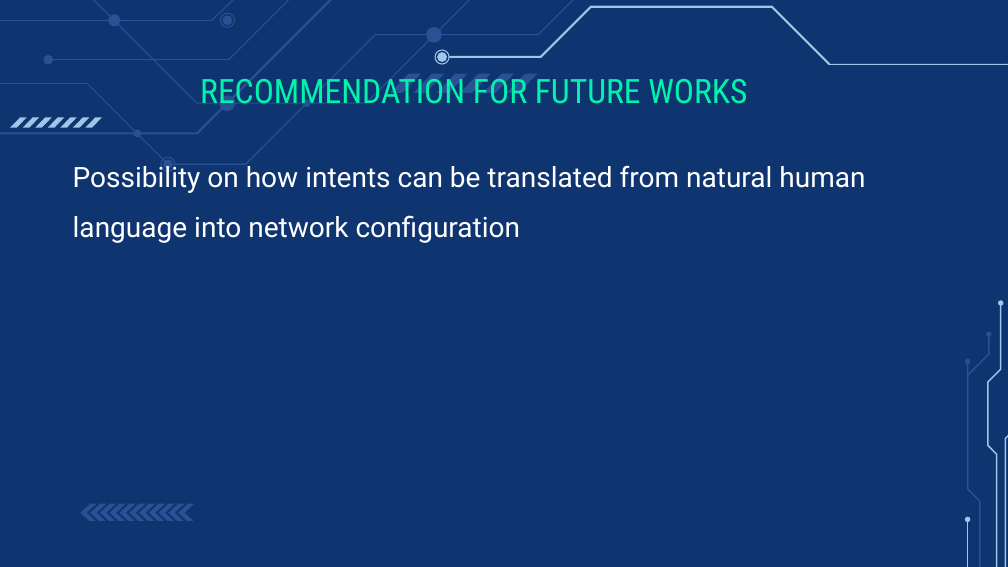
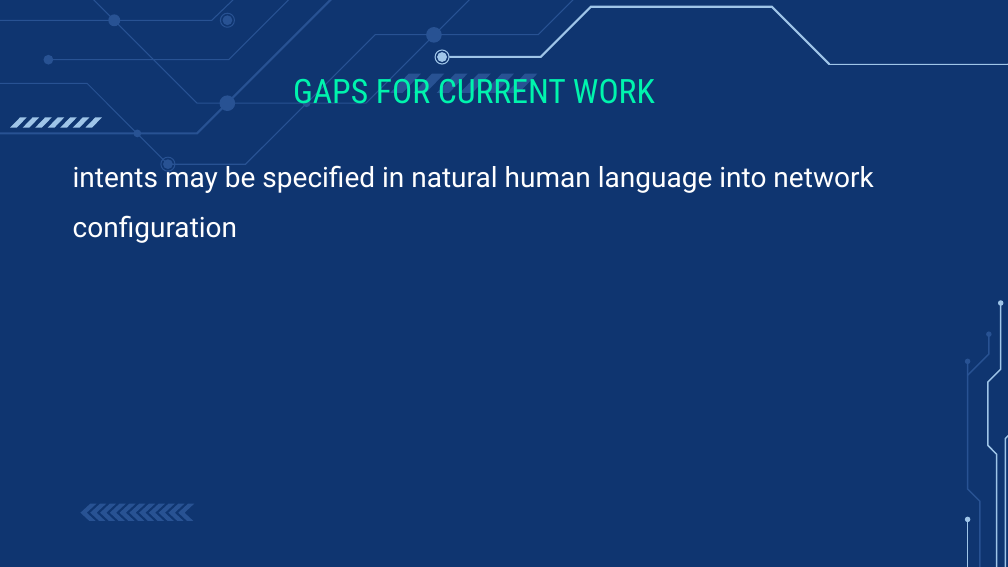
Before and after one commit to ITU-AI-ML-in-5G-Challenge/ITU-ML5G-PS-010-Team-Tech-Rangers, a slide deck: slide 7 of FGAN-I-298-R1.pptx. Drawn at 1008x567 pixels with LibreOffice and Linux fonts; fonts in the diff are those of the drawing. Boxes give left, top, right and bottom in pixels: in the first picture for what was removed or moved away, otherwise in the second. Text is boxed around its words. In the diff, an @@ line names an element or a change of style, - is before the commit and + after.

```diff
--- a/FGAN-I-298-R1.pptx
+++ b/FGAN-I-298-R1.pptx
@@ text at bbox=[293, 79, 655, 104]: text changed @@
-RECOMMENDATION FOR FUTURE WORKS
+GAPS FOR CURRENT WORK
@@ text at bbox=[73, 165, 873, 243]: text changed @@
-Possibility on how intents can be translated from natural human language into network configuration
+intents may be specified in natural human language into network configuration
```
Also in this commit, not shown: 7 other slides changed.
